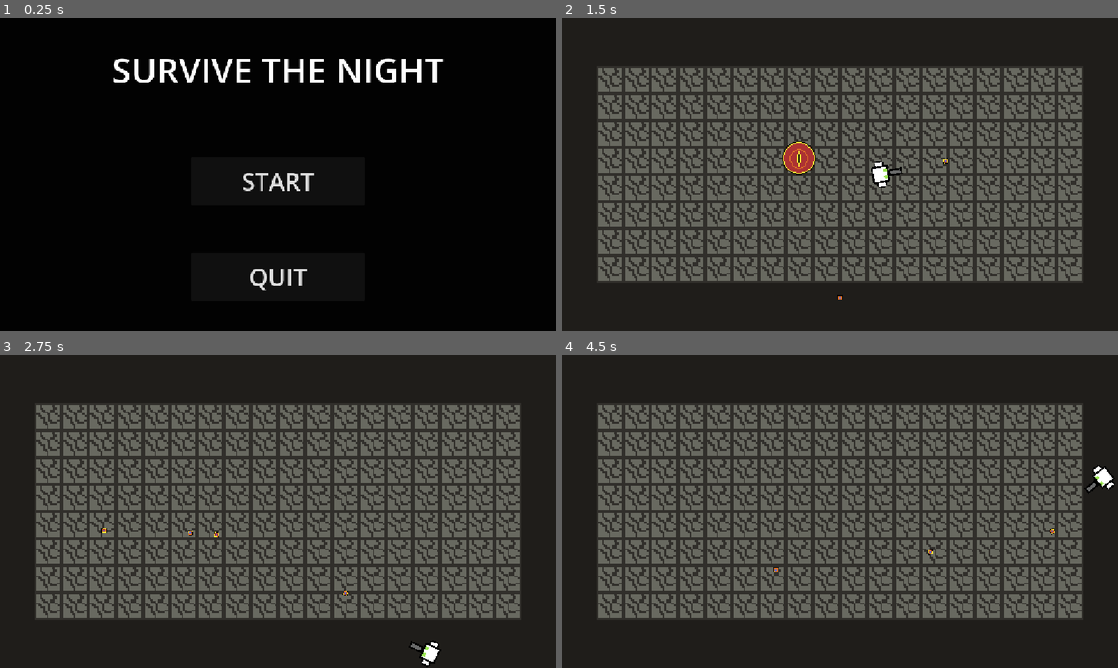
Above: before the commit, frames 1-4 (two rows, left to right).
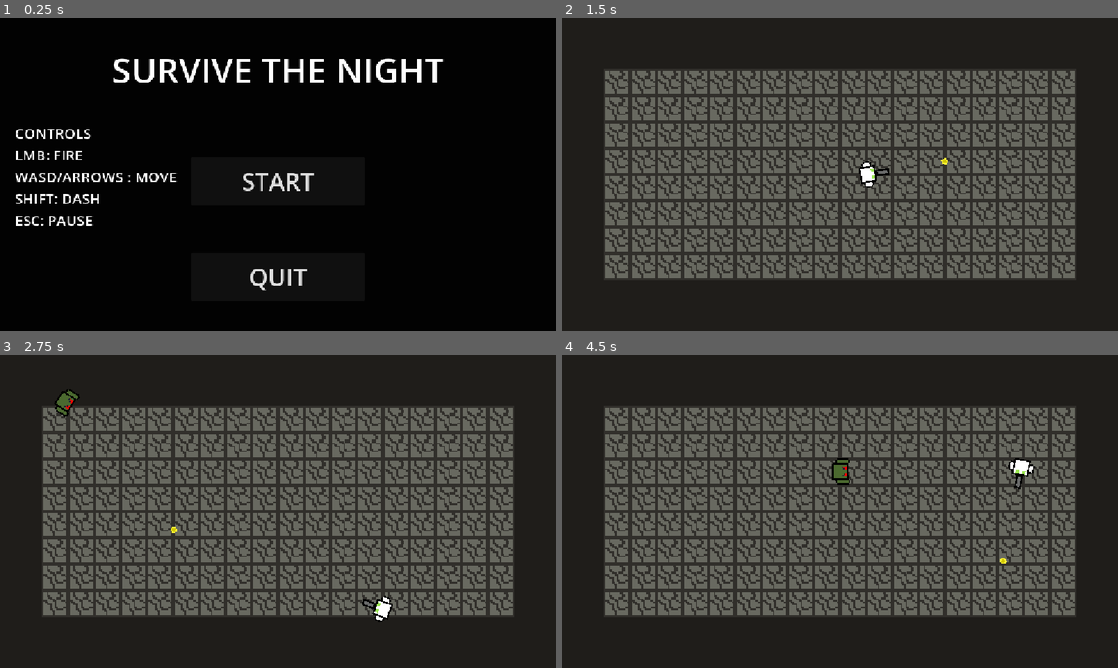
Above: after the commit, the same moments.

Repository: joseph-8220/CSCI4439PROJECT
Game: Godot game, scene res://scenes/area.tscn
Two runs of this game, one before a commit and one after it. Both use one fixed random seed, a clock stepped at 60 frames per second and the inputs below.
Inputs (mouse positions are in pixels of both pictures, inside the frame that each line leads up to):
- Up to frame 1 (0.25 s): no input
- Up to frame 2 (1.5 s): click "START" at 0.5 s; tap Enter (ui_accept) at 1.25 s; move the mouse to (962, 158) at 1.27 s; press the mouse at (962, 158) at 1.28 s; hold D (right) from 1.28 s (still down)
- Up to frame 3 (2.75 s): tap Enter (ui_accept) at 1.52, 1.55, 1.82, 2.1, 2.27, 2.57 s; move the mouse to (166, 527) at 2.02 s; release D (right) at 2.03 s; release the mouse at (166, 527) at 2.03 s; hold S (down) from 2.03 s (still down); click (166, 527) at 2.3 s
- Up to frame 4 (4.5 s): move the mouse to (895, 442) at 2.77 s; release S (down) at 2.78 s; press the mouse at (895, 442) at 2.78 s; hold D (right) 2.78-3.53 s; tap Enter (ui_accept) at 3.05, 3.77, 4.07 s; move the mouse to (812, 574) at 3.52 s; release the mouse at (812, 574) at 3.53 s; hold W (up) 3.53-4.28 s; tap Shift (shift) at 3.6 s; click (812, 574) at 3.8 s; move the mouse to (1006, 558) at 4.27 s; press the mouse at (1006, 558) at 4.28 s; hold A (left) from 4.28 s (still down)

The runs differ from the first frame. In frame 1, 1.1% of the frame differs, in the area x 2-32%, y 35-67%; in frame 2, 28%, in the area x 6-94%, y 16-90%; in frame 3, 28%; in frame 4, 28%.

Commit message:
spawning system now works, gotta write up the wave structure system though

Diff:
--- a/scenes/mainmenu.tscn
+++ b/scenes/UI-pieces/mainmenu.tscn
@@ -1,6 +1,6 @@
 [gd_scene format=3 uid="uid://bqhfg703gpo0l"]
 
-[ext_resource type="Script" uid="uid://bshqgry1dyl4s" path="res://mainmenu.gd" id="1_5mbse"]
+[ext_resource type="Script" uid="uid://bshqgry1dyl4s" path="res://scripts/ui/mainmenu.gd" id="1_5mbse"]
 
 [sub_resource type="StyleBoxFlat" id="StyleBoxFlat_t8tu6"]
 
@@ -15,10 +15,10 @@
 anchor_top = 0.5
 anchor_right = 0.5
 anchor_bottom = 0.5
-offset_left = -765.0
-offset_top = -508.0
-offset_right = 765.0
-offset_bottom = 508.0
+offset_left = -578.0
+offset_top = -324.0
+offset_right = 578.0
+offset_bottom = 324.0
 grow_horizontal = 2
 grow_vertical = 2
 size_flags_horizontal = 4
@@ -83,5 +83,22 @@
 theme_override_font_sizes/font_size = 72
 text = "SURVIVE THE NIGHT"
 
+[node name="Label2" type="Label" parent="buttonmanager" unique_id=1295957516]
+layout_mode = 1
+anchors_preset = 5
+anchor_left = 0.5
+anchor_right = 0.5
+offset_left = -545.0
+offset_top = -87.0
+offset_right = -192.0
+offset_bottom = 216.0
+grow_horizontal = 2
+theme_override_font_sizes/font_size = 30
+text = "CONTROLS
+LMB: FIRE
+WASD/ARROWS : MOVE
+SHIFT: DASH
+ESC: PAUSE"
+
 [connection signal="pressed" from="buttonmanager/start" to="." method="_on_start_pressed"]
 [connection signal="pressed" from="buttonmanager/quit" to="." method="_on_quit_pressed"]
--- a/scenes/pausemenu.tscn
+++ b/scenes/UI-pieces/pausemenu.tscn
@@ -1,7 +1,7 @@
 [gd_scene format=3 uid="uid://c002ln5dmrmg8"]
 
-[ext_resource type="Script" uid="uid://ddmd8f0bxja2q" path="res://pausemenu.gd" id="1_r33we"]
-[ext_resource type="Shader" uid="uid://thylu5ba218t" path="res://new_shader.gdshader" id="2_8ljkb"]
+[ext_resource type="Script" uid="uid://ddmd8f0bxja2q" path="res://scripts/ui/pausemenu.gd" id="1_r33we"]
+[ext_resource type="Shader" uid="uid://thylu5ba218t" path="res://scripts/ui/new_shader.gdshader" id="2_8ljkb"]
 
 [sub_resource type="ShaderMaterial" id="ShaderMaterial_8p87e"]
 shader = ExtResource("2_8ljkb")
@@ -89,8 +89,8 @@
 anchor_bottom = 0.5
 offset_left = -575.5
 offset_top = -320.5
-offset_right = 575.5
-offset_bottom = 320.5
+offset_right = 580.5
+offset_bottom = 327.5
 grow_horizontal = 2
 grow_vertical = 2
 color = Color(0.47843137, 0.47843137, 0.5019608, 0)
--- /dev/null
+++ b/scenes/UI-pieces/playerui.tscn
@@ -0,0 +1,69 @@
+[gd_scene format=3 uid="uid://53ifclt6hb2y"]
+
+[node name="playerui" type="Control" unique_id=1887862034]
+layout_mode = 3
+anchors_preset = 15
+anchor_right = 1.0
+anchor_bottom = 1.0
+grow_horizontal = 2
+grow_vertical = 2
+
+[node name="ColorRect" type="ColorRect" parent="." unique_id=1049657744]
+layout_mode = 1
+anchors_preset = 8
+anchor_left = 0.5
+anchor_top = 0.5
+anchor_right = 0.5
+anchor_bottom = 0.5
+offset_left = -578.0
+offset_top = -324.0
+offset_right = 578.0
+offset_bottom = 324.0
+grow_horizontal = 2
+grow_vertical = 2
+color = Color(1, 1, 1, 0)
+
+[node name="PanelContainer" type="PanelContainer" parent="." unique_id=1281489757]
+layout_mode = 0
+offset_top = 540.0
+offset_right = 1156.0
+offset_bottom = 648.0
+
+[node name="ColorRect2" type="ColorRect" parent="PanelContainer" unique_id=76802387]
+layout_mode = 2
+color = Color(0.14509805, 0.23921569, 0.3764706, 1)
+
+[node name="health" type="RichTextLabel" parent="PanelContainer" unique_id=95687474]
+layout_mode = 2
+text = "Health:"
+
+[node name="dashcd" type="RichTextLabel" parent="PanelContainer" unique_id=1313214177]
+layout_mode = 2
+text = "CAN YOU DASH?"
+
+[node name="currentweapon" type="RichTextLabel" parent="PanelContainer" unique_id=2062525757]
+layout_mode = 2
+text = "Current Weapon:"
+
+[node name="score" type="RichTextLabel" parent="PanelContainer" unique_id=1065625984]
+layout_mode = 2
+size_flags_horizontal = 4
+size_flags_vertical = 4
+text = "Score"
+horizontal_alignment = 1
+vertical_alignment = 1
+
+[node name="currentwave" type="RichTextLabel" parent="PanelContainer" unique_id=77778589]
+layout_mode = 2
+text = "Health:"
+
+[node name="weapondamage" type="RichTextLabel" parent="PanelContainer/currentwave" unique_id=725271811]
+layout_mode = 0
+
+[node name="firerate" type="RichTextLabel" parent="PanelContainer/currentwave" unique_id=1023245094]
+layout_mode = 0
+text = "Health:"
+
+[node name="enemiesleft" type="RichTextLabel" parent="PanelContainer" unique_id=1695265346]
+layout_mode = 2
+text = "Health:"
--- a/scenes/area.tscn
+++ b/scenes/area.tscn
@@ -2,29 +2,25 @@
 
 [ext_resource type="Script" uid="uid://cgqfpu6qfy6r6" path="res://scripts/area.gd" id="1_5jt5u"]
 [ext_resource type="PackedScene" uid="uid://dydy08duw2lhf" path="res://scenes/player.tscn" id="2_t8tu6"]
-[ext_resource type="PackedScene" uid="uid://dc8oyiepw65r6" path="res://scenes/walker.tscn" id="3_mphia"]
-[ext_resource type="PackedScene" uid="uid://df3jsapali01n" path="res://scenes/tilefloor.tscn" id="3_t8tu6"]
-[ext_resource type="PackedScene" uid="uid://c002ln5dmrmg8" path="res://scenes/pausemenu.tscn" id="4_abe4w"]
-[ext_resource type="PackedScene" uid="uid://bqhfg703gpo0l" path="res://scenes/mainmenu.tscn" id="5_t8tu6"]
+[ext_resource type="PackedScene" uid="uid://df3jsapali01n" path="res://scenes/UI-pieces/tilefloor.tscn" id="3_t8tu6"]
+[ext_resource type="PackedScene" uid="uid://c002ln5dmrmg8" path="res://scenes/UI-pieces/pausemenu.tscn" id="4_abe4w"]
+[ext_resource type="PackedScene" uid="uid://bqhfg703gpo0l" path="res://scenes/UI-pieces/mainmenu.tscn" id="5_t8tu6"]
 
 [node name="area" type="Node2D" unique_id=2043200640]
 process_mode = 1
 script = ExtResource("1_5jt5u")
 
 [node name="Camera2D" type="Camera2D" parent="." unique_id=206528644]
-scale = Vector2(3.5, 3.5)
-zoom = Vector2(3.5, 3.5)
+zoom = Vector2(3.4, 3.4)
+limit_left = -176
+limit_top = -96
+limit_right = 176
+limit_bottom = 96
 
 [node name="player" parent="." unique_id=53312238 instance=ExtResource("2_t8tu6")]
 process_mode = 0
 top_level = true
 z_index = 1
-
-[node name="walker" parent="." unique_id=1867574394 instance=ExtResource("3_mphia")]
-z_index = 1
-position = Vector2(-87, -32)
-collision_layer = 8
-collision_mask = 15
 
 [node name="tilefloor" parent="." unique_id=666504218 instance=ExtResource("3_t8tu6")]
 
@@ -43,3 +39,10 @@
 
 [node name="mainmenu" parent="CanvasLayer2" unique_id=583645258 instance=ExtResource("5_t8tu6")]
 position = Vector2(576, 324)
+
+[node name="wavespawner" type="Timer" parent="." unique_id=1813248576]
+process_mode = 1
+wait_time = 2.0
+autostart = true
+
+[connection signal="timeout" from="wavespawner" to="." method="_on_wavespawner_timeout"]
--- a/scenes/player.tscn
+++ b/scenes/player.tscn
@@ -1,11 +1,14 @@
 [gd_scene format=3 uid="uid://dydy08duw2lhf"]
 
 [ext_resource type="Script" uid="uid://b7hxr74rtdxc7" path="res://scripts/character/player.gd" id="1_onrkg"]
-[ext_resource type="Texture2D" uid="uid://bdqjq5dpu6c3b" path="res://sprites/littleman.png" id="2_onrkg"]
-[ext_resource type="PackedScene" uid="uid://cllecdjbygkyk" path="res://scenes/equip_weapon.tscn" id="3_dqkch"]
+[ext_resource type="Texture2D" uid="uid://qdtkrywj1cqu" path="res://sprites/sheets.png" id="2_qhqgy"]
+[ext_resource type="PackedScene" uid="uid://cllecdjbygkyk" path="res://scenes/weapons/equip_weapon.tscn" id="3_dqkch"]
 
 [sub_resource type="RectangleShape2D" id="RectangleShape2D_sdahy"]
-size = Vector2(10, 14)
+size = Vector2(6, 8)
+
+[sub_resource type="RectangleShape2D" id="RectangleShape2D_cc37w"]
+size = Vector2(10, 16)
 
 [node name="player" type="CharacterBody2D" unique_id=53312238 groups=["player", "playerprojectile"]]
 process_mode = 1
@@ -14,10 +17,20 @@
 script = ExtResource("1_onrkg")
 
 [node name="Sprite2D" type="Sprite2D" parent="." unique_id=1217978987]
-texture = ExtResource("2_onrkg")
+texture = ExtResource("2_qhqgy")
+hframes = 19
+vframes = 2
+region_rect = Rect2(10, 10, 16, 16)
 
 [node name="CollisionShape2D" type="CollisionShape2D" parent="." unique_id=990776707]
 shape = SubResource("RectangleShape2D_sdahy")
 
 [node name="equip_weapon" parent="." unique_id=1105878114 instance=ExtResource("3_dqkch")]
 position = Vector2(8, 0)
+
+[node name="hurtbox" type="Area2D" parent="." unique_id=480766290]
+
+[node name="CollisionShape2D" type="CollisionShape2D" parent="hurtbox" unique_id=1685858333]
+shape = SubResource("RectangleShape2D_cc37w")
+
+[connection signal="body_entered" from="hurtbox" to="." method="_on_hurtbox_body_entered"]
--- a/scenes/projectile.tscn
+++ b/scenes/projectile.tscn
@@ -1,10 +1,10 @@
 [gd_scene format=3 uid="uid://6jpgiw7mghkl"]
 
-[ext_resource type="Script" uid="uid://bxa5wxwaa7b2o" path="res://scripts/projectile.gd" id="1_q3m7n"]
-[ext_resource type="Texture2D" uid="uid://cusie3qq3guao" path="res://sprites/projectile.png" id="2_softn"]
+[ext_resource type="Script" uid="uid://bxa5wxwaa7b2o" path="res://scripts/projectiles/projectile.gd" id="1_q3m7n"]
+[ext_resource type="Texture2D" uid="uid://qdtkrywj1cqu" path="res://sprites/sheets.png" id="2_q3m7n"]
 
 [sub_resource type="RectangleShape2D" id="RectangleShape2D_cc37w"]
-size = Vector2(3, 3)
+size = Vector2(6, 6)
 
 [node name="projectile" type="CharacterBody2D" unique_id=482377304]
 collision_layer = 4
@@ -12,8 +12,10 @@
 script = ExtResource("1_q3m7n")
 
 [node name="Sprite2D" type="Sprite2D" parent="." unique_id=1190166991]
-scale = Vector2(0.24999999, 0.25000003)
-texture = ExtResource("2_softn")
+texture = ExtResource("2_q3m7n")
+hframes = 19
+vframes = 2
+frame = 8
 
 [node name="CollisionShape2D" type="CollisionShape2D" parent="." unique_id=838073959]
 shape = SubResource("RectangleShape2D_cc37w")
--- a/scenes/walker.tscn
+++ b/scenes/walker.tscn
@@ -1,9 +1,10 @@
 [gd_scene format=3 uid="uid://dc8oyiepw65r6"]
 
-[ext_resource type="Script" uid="uid://hfokwvxqvtlt" path="res://scripts/walker.gd" id="1_2dkgr"]
-[ext_resource type="Texture2D" uid="uid://cpssql6cbd3fm" path="res://sprites/feyereball.png" id="2_v8erx"]
+[ext_resource type="Script" uid="uid://hfokwvxqvtlt" path="res://scripts/enemies/walker.gd" id="1_2dkgr"]
+[ext_resource type="Texture2D" uid="uid://qdtkrywj1cqu" path="res://sprites/sheets.png" id="2_2dkgr"]
 
 [sub_resource type="RectangleShape2D" id="RectangleShape2D_cc37w"]
+size = Vector2(13, 16)
 
 [sub_resource type="RectangleShape2D" id="RectangleShape2D_8p87e"]
 
@@ -13,13 +14,16 @@
 [node name="Sprite2D" type="Sprite2D" parent="." unique_id=1924085795]
 texture_filter = 1
 position = Vector2(2.3841858e-07, 2.3841858e-07)
-scale = Vector2(0.625, 0.625)
-texture = ExtResource("2_v8erx")
+texture = ExtResource("2_2dkgr")
+hframes = 19
+vframes = 2
+frame = 11
 
-[node name="CollisionShape2D" type="CollisionShape2D" parent="." unique_id=2144285010]
+[node name="CollisionShape2D" type="CollisionShape2D" parent="." unique_id=2144285010 groups=["enemy"]]
+position = Vector2(0.5, 0)
 shape = SubResource("RectangleShape2D_cc37w")
 
 [node name="Area2D" type="Area2D" parent="." unique_id=2037809327]
 
-[node name="CollisionShape2D" type="CollisionShape2D" parent="Area2D" unique_id=1243739896]
+[node name="CollisionShape2D" type="CollisionShape2D" parent="Area2D" unique_id=1243739896 groups=["enemy"]]
 shape = SubResource("RectangleShape2D_8p87e")
--- a/scenes/equip_weapon.tscn
+++ b/scenes/weapons/equip_weapon.tscn
@@ -1,11 +1,9 @@
 [gd_scene format=3 uid="uid://cllecdjbygkyk"]
 
-[ext_resource type="Script" uid="uid://dwmq0yet1doc5" path="res://equip_weapon.gd" id="1_y1pnd"]
+[ext_resource type="Script" uid="uid://dwmq0yet1doc5" path="res://scripts/weapons/equip_weapon.gd" id="1_y1pnd"]
 [ext_resource type="PackedScene" uid="uid://dvivh5oe6ik82" path="res://scenes/weapons/pistol.tscn" id="2_x8814"]
-[ext_resource type="Script" uid="uid://d0cddnuoukmyt" path="res://scripts/weapons/pistol.gd" id="3_ioigt"]
 
 [node name="equip_weapon" type="Node2D" unique_id=1105878114]
 script = ExtResource("1_y1pnd")
 
 [node name="Pistol" parent="." unique_id=847540433 instance=ExtResource("2_x8814")]
-script = ExtResource("3_ioigt")
--- a/scenes/weapons/pistol.tscn
+++ b/scenes/weapons/pistol.tscn
@@ -1,6 +1,6 @@
 [gd_scene format=3 uid="uid://dvivh5oe6ik82"]
 
-[ext_resource type="Script" uid="uid://bamnjwmb6tg31" path="res://pistol.gd" id="1_r3071"]
+[ext_resource type="Script" uid="uid://d0cddnuoukmyt" path="res://scripts/weapons/pistol.gd" id="1_r3071"]
 [ext_resource type="Texture2D" uid="uid://btjmyt80n6nvh" path="res://sprites/spritesheet-Sheet.png" id="2_60a84"]
 
 [node name="Pistol" type="CharacterBody2D" unique_id=2043107661]
--- a/scripts/area.gd
+++ b/scripts/area.gd
@@ -1,11 +1,40 @@
 extends Node2D
 
-
-# Called when the node enters the scene tree for the first time.
+@export var wave: int = 1
+@export var intermission: bool = true
+var enemycount: int
+var enemy_walker = preload("res://scenes/walker.tscn")
+# Upon loading into the game, the player must press a key (not sure yet)
 func _ready() -> void:
 	get_tree().paused = true
+	enemycount = 0
 
+func loadwave():
+	pass
+
+func waveclearcheck():
+	if get_child_count() < 1:
+		wave = wave + 1
+		intermission = true
+	pass
+
+func openshop():
+	pass
+
+func death():
+	pass
 
 # Called every frame. 'delta' is the elapsed time since the previous frame.
 func _process(delta: float) -> void:
 	pass
+
+
+func _on_wavespawner_timeout() -> void:
+
+	var enemy_position = Vector2(randi_range(-170, 170), randi_range(-90, 90))
+	while  get_tree().get_first_node_in_group("player").global_position.distance_to(enemy_position) < 100:
+		enemy_position = Vector2(randi_range(-170, 170), randi_range(-90, 90))
+	var new_enemy = enemy_walker.instantiate()
+	new_enemy.global_position = enemy_position
+	add_child(new_enemy)
+	print("enemy spawned at ", enemy_position, ", enemy count ", enemycount)
--- a/scripts/character/player.gd
+++ b/scripts/character/player.gd
@@ -4,34 +4,25 @@
 
 # all of these variables will be modifiable through items.
 # do note that dash power affects the velocity, duration, of the dash
-@export var dash_power : float
-@export var dash_cd : float
-@export var friction_coeff : float
-@export var playerhealth : int
-@export var money : int
-@export var knockback_strength : float
+@export var dash_power : float = 8.5
+@export var dash_cd : float = 1
+@export var friction_coeff : float = 8
+@export var playerhealth : int = 3
+@export var money : int = 0
+@export var knockback_strength : float = 500
+@export var iframes_duration: float = .5
 #not these ones though lol
-@export var can_dash : bool
-@export var last_dash_time : float
-@export var input_direction : Vector2
-@export var dash_direction : Vector2
-@export var is_dashing : bool
-@export var current_weapon : int
+var can_dash : bool = true
+var is_invuln: bool = false
+var last_dash_time : float
+var input_direction : Vector2 = Vector2.ZERO
+var dash_direction : Vector2 = Vector2.ZERO
+var is_dashing : bool
+var current_weapon : int = 0
 var knockback: Vector2 = Vector2.ZERO
 var dead: bool
 func _ready():
-	movespeed = 120
-	can_dash = true
-	dash_power = 8
-	dash_cd = 1
-	is_dashing = false
-	friction_coeff = 8
-	knockback_strength = 500
-	dash_direction = Vector2.ZERO
-	current_weapon = 0
-	playerhealth = 3
-	money = 0
-	dead = false
+	movespeed = 85
 func get_input():
 	var mouse_pos = get_global_mouse_position()
 	look_at(mouse_pos)
@@ -46,8 +37,8 @@
 				_dash()
 				print("dash used")
 	# placeholder, will be replaced with the weapon system
-	if Input.is_action_pressed('click'):
-		$equip_weapon._try_use()
+	#if Input.is_action_pressed('click'):
+		#$equip_weapon._try_use()
 
 
 func _try_dash() -> bool:
@@ -73,6 +64,13 @@
 func _physics_process(delta):
 	if get_tree().paused or dead:
 		return
+	if Input.is_action_just_pressed("ui_accept"):
+		playerhealth = 3
+	if playerhealth <= 1:
+		$Sprite2D.frame = 1
+	else:
+		$Sprite2D.frame = 0
+
 	input_direction = Input.get_vector("left", "right", "up", "down")
 
 	# DASHING
@@ -82,16 +80,20 @@
 		if Time.get_unix_time_from_system() - last_dash_time >= dash_power * 0.01:
 			is_dashing = false
 	else:
-
-		for index in get_slide_collision_count():
-			var collision = get_slide_collision(index)
-			if collision.get_collider().is_in_group("enemy"):
-				var push_dir = (global_position - collision.get_collider().global_position).normalized()
-				knockback = push_dir * knockback_strength
-				var playerdamage = collision.get_collider().damage
-				print("player took ", playerdamage, " damage")
-				damage(playerdamage)
-				break
+		if not is_invuln:
+			pass
+			#for index in get_slide_collision_count():
+				#var collision = get_slide_collision(index)
+				#if is_instance_valid(collision.get_collider()):
+					#if collision.get_collider().is_in_group("enemy"):
+						#var push_dir = (global_position - collision.get_collider().global_position).normalized()
+						#knockback = push_dir * knockback_strength
+						#
+						#var playerdamage = collision.get_collider().damage
+						#print("player took ", playerdamage, " damage")
+						#damage(playerdamage)
+						#ubercharge()
+						#break
 
 		get_input()
 		velocity += knockback
@@ -100,6 +102,29 @@
 
 func damage(owchie):
 	playerhealth = playerhealth - owchie
+
 	if playerhealth < 1:
 		dead = true;
 		print("player died")
+
+func ubercharge():
+	if dead:
+		return
+	is_invuln = true
+	print("ubered")
+	await get_tree().create_timer(iframes_duration).timeout
+	is_invuln = false
+	print("iframes over")
+
+
+func _on_hurtbox_body_entered(body: Node2D) -> void:
+	if is_invuln or dead:
+		return
+	if body.is_in_group("enemy"):
+		var push_dir = (global_position - body.global_position).normalized()
+		knockback = push_dir * knockback_strength
+		velocity = knockback # Immediately launch the player
+
+		print("player took ", body.damage, " damage")
+		damage(body.damage)
+		ubercharge()
--- a/scripts/walker.gd
+++ b/scripts/enemies/walker.gd
@@ -8,18 +8,22 @@
 	enemyhealth = 3
 	speed = 80
 	damage = 1
-
+	get_parent().enemycount += 1
 func _physics_process(delta):
+	# look_at(player_node.global_position)
 	if get_tree().paused:
 		return
 	if enemyhealth < 1:
 		death()
 	var direction = (player_node.global_position - global_position).normalized()
-	velocity = lerp(velocity, direction * speed, 8.5*delta)
+	var target_angle = direction.angle()
+	rotation = lerp_angle(rotation, target_angle, 30 * delta)
+	velocity = speed * direction
 	move_and_slide()
 
 func death():
 	var player = get_tree().get_first_node_in_group("player")
 	queue_free()
+	get_parent().enemycount -= 1
 	player.money = player.money + 5
 	print(player.money)
--- a/scripts/projectile.gd
+++ /dev/null
@@ -1,20 +0,0 @@
-extends CharacterBody2D
-var pos: Vector2
-var rota: float
-var dir: float
-@export var speed = 300
-@export var damage = 1
-
-func _ready():
-	global_position=pos
-	global_rotation=rota
-func _physics_process(delta):
-	for index in get_slide_collision_count():
-			var collision = get_slide_collision(index)
-			if collision.get_collider().is_in_group("enemy"):
-				collision.get_collider().enemyhealth = collision.get_collider().enemyhealth - damage
-				print("enemy took ", damage, " damage")
-				queue_free()
-				break;
-	velocity = Vector2(speed,0).rotated(dir)
-	move_and_slide()
--- /dev/null
+++ b/scripts/projectiles/projectile.gd
@@ -0,0 +1,24 @@
+extends CharacterBody2D
+var pos: Vector2
+var rota: float
+var dir: float
+@export var speed = 300
+var damage: int
+
+func _ready():
+	global_position=pos
+	global_rotation=rota
+func _physics_process(delta):
+	for index in get_slide_collision_count():
+			var collision = get_slide_collision(index)
+			if is_instance_valid(collision.get_collider()):
+				if collision.get_collider().is_in_group("enemy"):
+					collision.get_collider().enemyhealth = collision.get_collider().enemyhealth - damage
+					print("enemy took ", damage, " damage")
+					queue_free()
+					break;
+	if abs(global_position.x) > 176 or abs(global_position.y) > 96:
+		print("bullet hit boundary at ", global_position)
+		queue_free()
+	velocity = Vector2(speed,0).rotated(dir)
+	move_and_slide()
--- a/mainmenu.gd
+++ b/scripts/ui/mainmenu.gd
@@ -9,6 +9,7 @@
 	$TextureRect.hide()
 	$buttonmanager.hide()
 	get_tree().paused = false
+
 	set_process(false)
 
 func _process(delta):
--- a/pausemenu.gd
+++ b/scripts/ui/pausemenu.gd
@@ -28,6 +28,7 @@
 
 
 
+
 func _on_resume_button_pressed() -> void:
 	resume()
 
--- a/scripts/weapons/equip_item.gd
+++ /dev/null
@@ -1,30 +0,0 @@
-class_name equipItem
-extends Node2D
-
-@export var fire_rate : float = 0.5
-var last_use_time : float
-var aim_angle : float
-var can_use : bool = true
-
-func _process(delta : float):
-	global_rotation = lerp_angle(global_rotation, aim_angle, 40 * delta)
-func set_aim_direction (aim_dir : Vector2):
-	aim_angle = aim_dir.angle()
-
-#func _equip():
-	#pass
-#
-#func _unequip():
-	#pass
-
-func _try_use() -> bool:
-	if not can_use:
-		return false
-	if Time.get_unix_time_from_system() - last_use_time < fire_rate:
-		return false
-	last_use_time = Time.get_unix_time_from_system()
-	_use()
-	return true
-
-func _use():
-	pass
--- a/equip_weapon.gd
+++ b/scripts/weapons/equip_weapon.gd
@@ -1,6 +1,9 @@
 extends Node2D
 
-@export var fire_rate : float = 0.5
+@export var default_fire_rate : float = 0.5
+@export var default_damage: int = 1
+var fire_rate: float = 0.5
+var damage: int = 1
 var last_use_time : float
 var aim_angle : float
 var can_use : bool = true
@@ -10,7 +13,10 @@
 func set_aim_direction (aim_dir : Vector2):
 	aim_angle = aim_dir.angle()
 
-func _equip():
+func _equip(weapon):
+	default_fire_rate = weapon.fire_rate # + damage_modifier
+	default_damage = weapon.damage # * fire_rate_modifier
+
 	pass
 
 func _unequip():
@@ -26,4 +32,4 @@
 	return true
 
 func _use():
-	$Pistol.use()
+	$Pistol.use(damage)
--- a/scripts/weapons/pistol.gd
+++ b/scripts/weapons/pistol.gd
@@ -3,15 +3,18 @@
 
 
 func _physics_process(delta):
-	if Input.is_action_just_pressed("ui_accept"):
-		use()
+	if Input.is_action_pressed("click"):
+		get_parent()._try_use()
 
-func use():
+func use(damage):
 	var projectile = projectile_path.instantiate()
 
 	projectile.dir = global_rotation
 	projectile.pos = global_position
 	projectile.rota = global_rotation
+	projectile.damage = damage
 
 	get_tree().current_scene.add_child(projectile)
+
+
 	# projectile.damage = i can change the value of the projectile damage as it leaves the barrel
--- a/testing.tscn
+++ /dev/null
@@ -1,14 +0,0 @@
-[gd_scene format=3 uid="uid://b3tnsv1gau6kp"]
-
-[ext_resource type="Texture2D" uid="uid://ecqxsga8wv57" path="res://Sprite-0001.png" id="1_qrja6"]
-
-[sub_resource type="RectangleShape2D" id="RectangleShape2D_sdahy"]
-size = Vector2(28, 24)
-
-[node name="player" type="CharacterBody2D" unique_id=53312238]
-
-[node name="Sprite2D" type="Sprite2D" parent="." unique_id=1217978987]
-texture = ExtResource("1_qrja6")
-
-[node name="CollisionShape2D" type="CollisionShape2D" parent="." unique_id=990776707]
-shape = SubResource("RectangleShape2D_sdahy")
--- a/testingblock.tscn
+++ /dev/null
@@ -1,14 +0,0 @@
-[gd_scene format=3 uid="uid://dybjila44qo7p"]
-
-[ext_resource type="Texture2D" uid="uid://b0lcqmw37uhov" path="res://sprites/brick.png" id="1_g7qxv"]
-
-[sub_resource type="RectangleShape2D" id="RectangleShape2D_cc37w"]
-size = Vector2(62, 62)
-
-[node name="block" type="RigidBody2D" unique_id=1874026874]
-
-[node name="CollisionShape2D" type="CollisionShape2D" parent="." unique_id=1790762253]
-shape = SubResource("RectangleShape2D_cc37w")
-
-[node name="Sprite2D" type="Sprite2D" parent="." unique_id=893287551]
-texture = ExtResource("1_g7qxv")
Renamed: scenes/tilefloor.tscn -> scenes/UI-pieces/tilefloor.tscn
Renamed: scripts/walker.gd.uid -> scripts/enemies/walker.gd.uid
Renamed: scripts/projectile.gd.uid -> scripts/projectiles/projectile.gd.uid
Renamed: mainmenu.gd.uid -> scripts/ui/mainmenu.gd.uid
Renamed: new_shader.gdshader -> scripts/ui/new_shader.gdshader
Renamed: new_shader.gdshader.uid -> scripts/ui/new_shader.gdshader.uid
Renamed: pausemenu.gd.uid -> scripts/ui/pausemenu.gd.uid
Not shown, removed: scripts/weapons/equip_item.gd.uid
Renamed: equip_weapon.gd.uid -> scripts/weapons/equip_weapon.gd.uid
Renamed: Sprite-0001.png -> sprites/Sprite-0001.png
Not shown, added: sprites/Sprite-0001.png.import
Binary file added: sprites/playenemweaitem.png
(and 6 more such lines)
